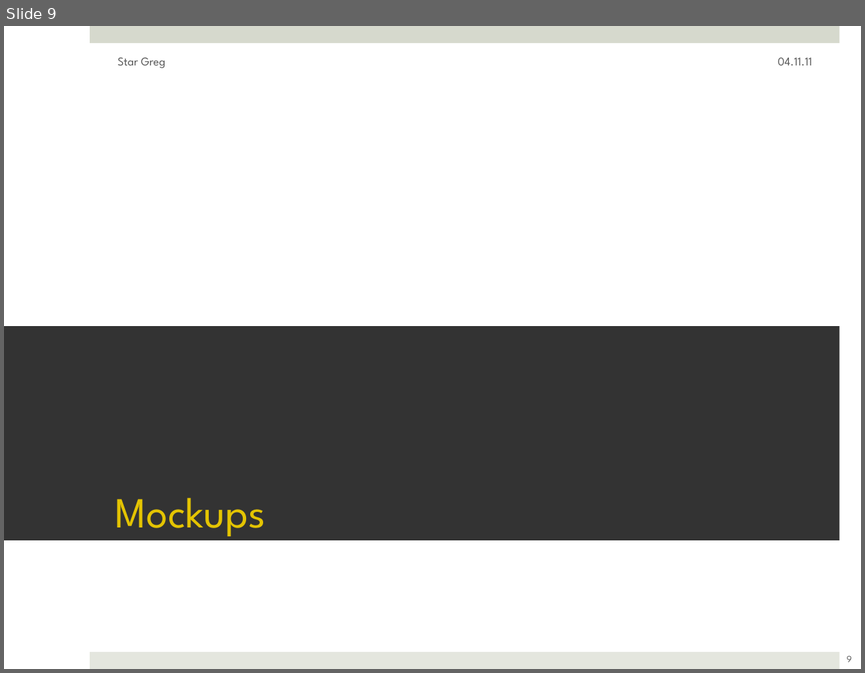
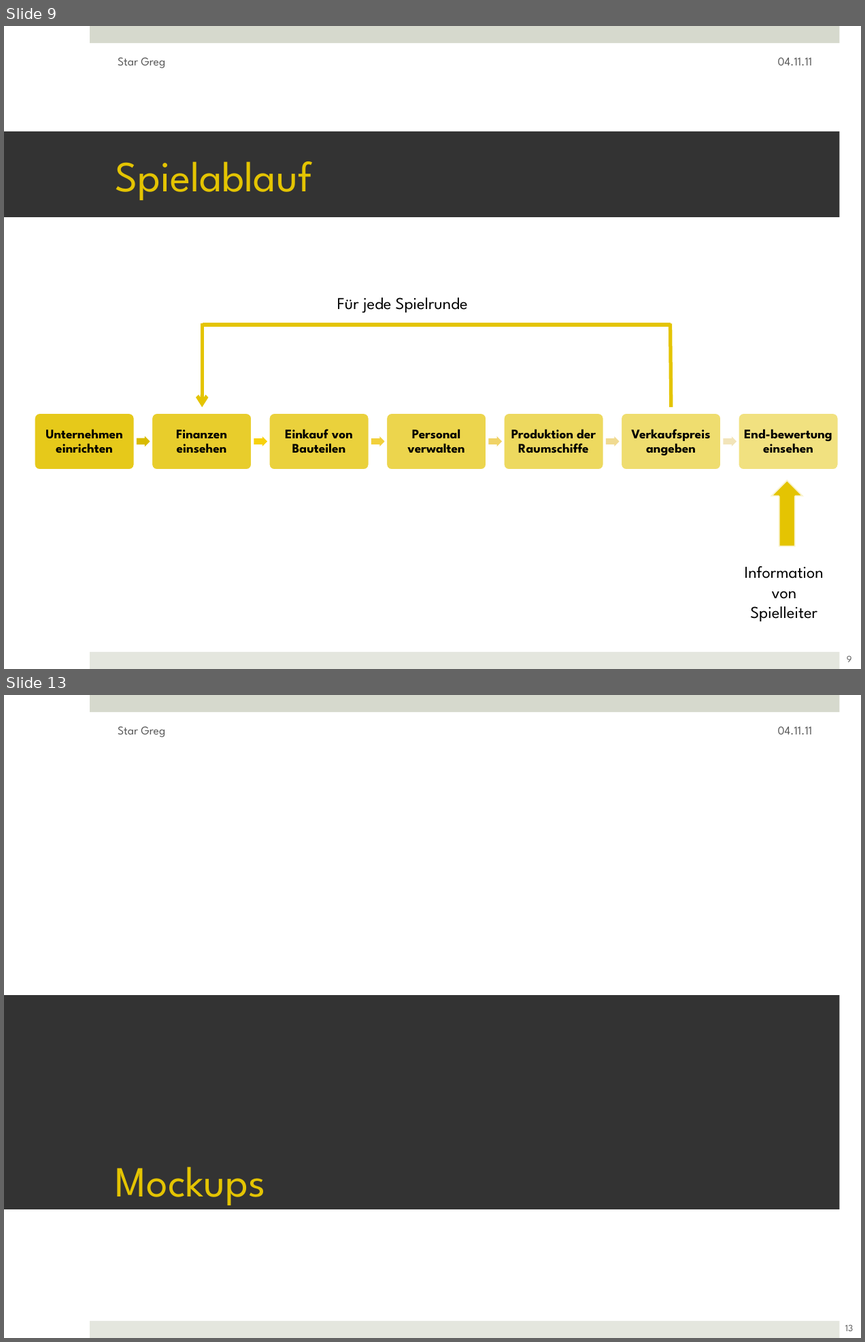
Before and after one commit to ftes/stargreg, a slide deck: 70 Praesentation/50 StarGreg Finish.pptx. Shown one above the other, each under a label of ours: slide 9 before the commit, slides 9 and 13 after it; the slides between them are not shown. The pictures are 865x673 and 865x1342 pixels, drawn with LibreOffice and Linux fonts; fonts in the diff are those of the drawing. Boxes give left, top, right and bottom in pixels: in the first picture for what was removed or moved away, otherwise in the second. Text is boxed around its words. In the diff, an @@ line names an element or a change of style, - is before the commit and + after.

```diff
--- a/70 Praesentation/50 StarGreg Finish.pptx
+++ b/70 Praesentation/50 StarGreg Finish.pptx
@@ slide 9 added at (4,26,861,669), background #FFFFFF; not listed: 2 template elements that a slide beside it also shows @@
@@ text added at (118,57,165,68), 10 pt, text #595959 @@
+Star Greg
@@ text added at (778,57,813,65), 10 pt, text #595959 @@
+04.11.11
@@ title added at (4,131,839,217), fill #333333, 36 pt, text #E4C402 @@
+Spielablauf
@@ group added at (202,297,670,407): 2 lines, 1 arrow, 1 text @@
+Für jede Spielrunde
@@ group added at (34,412,838,470): 7 rounded rectangles, 7 texts, 6 right arrows @@
+Unternehmen einrichten
+Finanzen einsehen
+Einkauf von Bauteilen
+Personal verwalten
+Produktion der Raumschiffe
+Verkaufspreis angeben
+End-bewertung einsehen
@@ up arrow added at (770,480,804,546), fill #E4C402, outline #FFFFFF 2 pt @@
@@ text added at (745,566,823,621), 14 pt, text #000000 @@
+Information von Spielleiter
@@ page number added at (847,655,852,662), 8 pt, text #595959 @@
+9
@@ what was slide 9 is now slide 13 @@
@@ page number at (845,1324,853,1331): text changed @@
-9
+13
```
Also in this commit, not shown: 9 slides changed, 4 other slides added, 1 slide removed.
